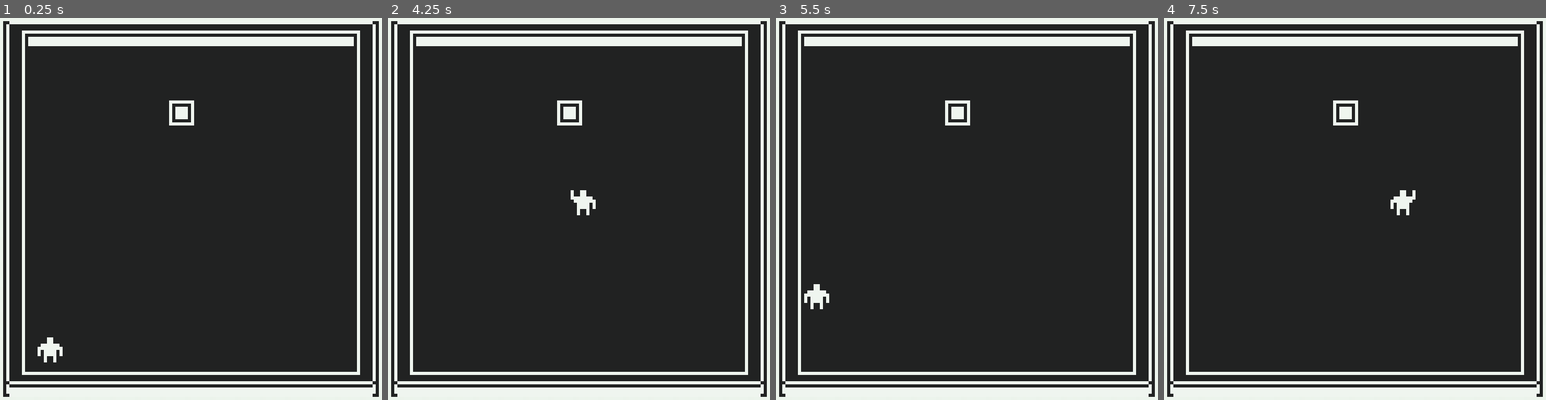
Above: before the commit, frames 1-4 (left to right).
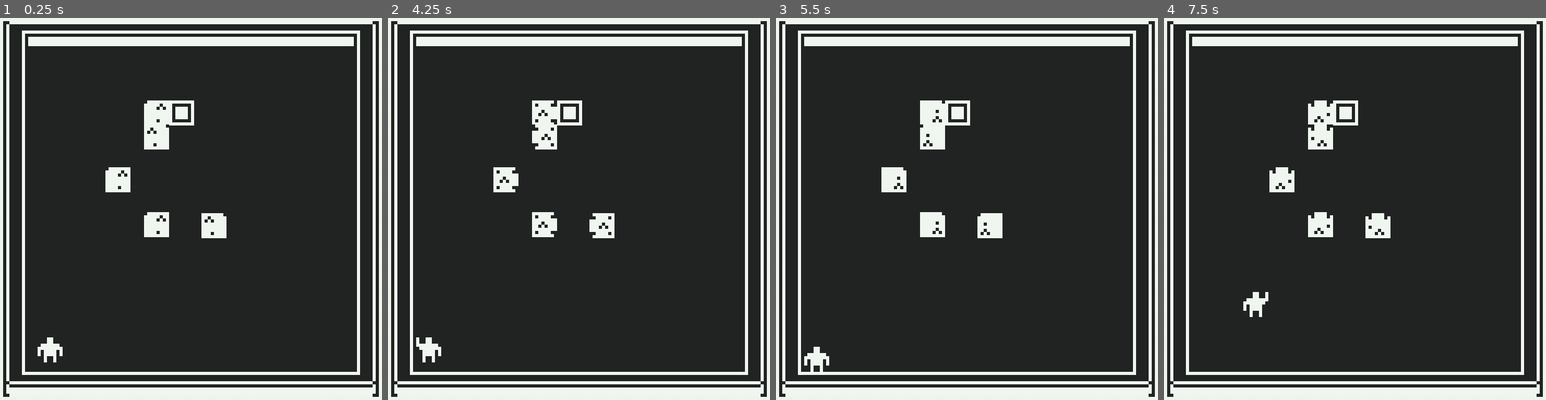
Above: after the commit, the same moments.

Repository: pageSwanson/library-game-series
Game: Godot game, scene res://Planet_0.tscn
The game is run twice, just before and just after one commit, with the same random seed, the same clock (stepped at 60 frames per second) and the same inputs.
Inputs:
- Up to frame 1 (0.25 s): no input
- Up to frame 2 (4.25 s): hold Right (move_right) 0.53-1.28 s; hold Down (move_down) 1.28-2.03 s; hold Right (move_right) 2.03-2.78 s; hold Up (move_up) 2.78-3.53 s; hold Left (move_left) from 3.53 s (still down)
- Up to frame 3 (5.5 s): release Left (move_left) at 5.03 s; hold Down (move_down) from 5.03 s (still down)
- Up to frame 4 (7.5 s): release Down (move_down) at 5.78 s; hold Right (move_right) 5.78-6.53 s; hold Up (move_up) 6.53-7.28 s; hold Right (move_right) from 7.28 s (still down)

The runs differ from the first frame. In frame 1, 2.0% of the frame differs, in the area x 27-60%, y 21-58%; in frame 2, 2.2%; in frame 3, 2.4%, in the area x 7-60%, y 21-93%; in frame 4, 2.3%.

Commit message:
Updates to notes reflecting session edits
added instructions for animating slime, updated the Godot project code

Diff:
--- a/space-game/Castaway.gd
+++ b/space-game/Castaway.gd
@@ -1,9 +1,18 @@
 extends KinematicBody2D
 
+signal hit
 
 # Declare member variables here. Examples:
 export var speed : int = 200 # how fast the character moves across screen (pixels / s)
 var game_window_size : Vector2
+
+func initialize(input_position : Vector2) -> void:
+	set_position(input_position)
+	show()
+	enable_collisions()
+
+func enable_collisions() -> void:
+	$CollisionShape2D.set_deferred("disabled", false)
 
 func set_position(input_position : Vector2) -> void:
 	position = input_position
@@ -34,3 +43,9 @@
 			$AnimatedSprite.flip_h = velocity.x < 0 # the sprite should flip if true - by default, this is false (don't flip)
 
 	move_and_slide(velocity * speed)
+	for i in get_slide_count():
+		var collision_layer : int = get_slide_collision(i).collider.get_collision_layer()
+		if collision_layer == 0b100:
+			hide()
+			$CollisionShape2D.set_deferred("disabled", true)
+			emit_signal("hit")
--- a/space-game/Castaway.tscn
+++ b/space-game/Castaway.tscn
@@ -9,6 +9,11 @@
 
 [sub_resource type="SpriteFrames" id=1]
 animations = [ {
+"frames": [ ExtResource( 5 ), ExtResource( 6 ) ],
+"loop": true,
+"name": "idle",
+"speed": 2.0
+}, {
 "frames": [ ExtResource( 2 ) ],
 "loop": true,
 "name": "right",
@@ -18,11 +23,6 @@
 "loop": true,
 "name": "up",
 "speed": 5.0
-}, {
-"frames": [ ExtResource( 5 ), ExtResource( 6 ) ],
-"loop": true,
-"name": "idle",
-"speed": 2.0
 }, {
 "frames": [ ExtResource( 5 ) ],
 "loop": true,
--- a/space-game/Obstacle.tscn
+++ b/space-game/Obstacle.tscn
@@ -1,6 +1,29 @@
-[gd_scene load_steps=3 format=2]
+[gd_scene load_steps=14 format=2]
 
 [ext_resource path="res://art/tile_0096.png" type="Texture" id=1]
+[ext_resource path="res://art/tile_0143.png" type="Texture" id=2]
+[ext_resource path="res://art/tile_0127.png" type="Texture" id=3]
+[ext_resource path="res://art/tile_0140.png" type="Texture" id=4]
+[ext_resource path="res://art/tile_0139.png" type="Texture" id=5]
+[ext_resource path="res://art/tile_0141.png" type="Texture" id=6]
+[ext_resource path="res://art/tile_0142.png" type="Texture" id=7]
+[ext_resource path="res://art/tile_0158.png" type="Texture" id=8]
+[ext_resource path="res://art/tile_0159.png" type="Texture" id=9]
+[ext_resource path="res://art/tile_0156.png" type="Texture" id=10]
+[ext_resource path="res://art/tile_0126.png" type="Texture" id=11]
+
+[sub_resource type="SpriteFrames" id=2]
+animations = [ {
+"frames": [ ExtResource( 1 ) ],
+"loop": false,
+"name": "default",
+"speed": 5.0
+}, {
+"frames": [ ExtResource( 11 ), ExtResource( 3 ), ExtResource( 5 ), ExtResource( 4 ), ExtResource( 6 ), ExtResource( 7 ), ExtResource( 2 ), ExtResource( 10 ), ExtResource( 8 ), ExtResource( 9 ) ],
+"loop": true,
+"name": "slime",
+"speed": 2.0
+} ]
 
 [sub_resource type="RectangleShape2D" id=1]
 extents = Vector2( 11, 11 )
@@ -10,9 +33,9 @@
 "_edit_group_": true
 }
 
-[node name="Sprite" type="Sprite" parent="."]
+[node name="AnimatedSprite" type="AnimatedSprite" parent="."]
 scale = Vector2( 3, 3 )
-texture = ExtResource( 1 )
+frames = SubResource( 2 )
 
 [node name="CollisionShape2D" type="CollisionShape2D" parent="."]
 shape = SubResource( 1 )
--- a/space-game/Planet_0.gd
+++ b/space-game/Planet_0.gd
@@ -6,7 +6,7 @@
 # var b = "text"
 
 func initialize() -> void:
-	$Castaway.set_position($StartPosition.position)
+	$Castaway.initialize($StartPosition.position)
 
 # Called when the node enters the scene tree for the first time.
 func _ready():
@@ -16,3 +16,7 @@
 # Called every frame. 'delta' is the elapsed time since the previous frame.
 #func _process(delta):
 #	pass
+
+
+func _on_Castaway_hit():
+	initialize()
--- a/space-game/Planet_0.tscn
+++ b/space-game/Planet_0.tscn
@@ -11,6 +11,7 @@
 [ext_resource path="res://art/tile_0147.png" type="Texture" id=9]
 [ext_resource path="res://art/tile_0017.png" type="Texture" id=10]
 [ext_resource path="res://art/tile_0160.png" type="Texture" id=11]
+[ext_resource path="res://SlimeObstacle.tscn" type="PackedScene" id=12]
 
 [sub_resource type="ConvexPolygonShape2D" id=1]
 points = PoolVector2Array( 0, 0, 8, 0, 8, 8, 0, 8 )
@@ -224,3 +225,20 @@
 cell_size = Vector2( 8, 8 )
 format = 1
 tile_data = PoolIntArray( 0, 7, 0, 1, 7, 0, 2, 7, 0, 3, 7, 0, 4, 7, 0, 5, 7, 0, 6, 7, 0, 7, 7, 0, 8, 7, 0, 9, 7, 0, 10, …(3875 unchanged characters)…
+
+[node name="SlimeObstacle" parent="." instance=ExtResource( 12 )]
+position = Vector2( 171, 112 )
+
+[node name="SlimeObstacle2" parent="." instance=ExtResource( 12 )]
+position = Vector2( 171, 135 )
+
+[node name="SlimeObstacle3" parent="." instance=ExtResource( 12 )]
+position = Vector2( 171, 219 )
+
+[node name="SlimeObstacle4" parent="." instance=ExtResource( 12 )]
+position = Vector2( 226, 220 )
+
+[node name="SlimeObstacle5" parent="." instance=ExtResource( 12 )]
+position = Vector2( 134, 176 )
+
+[connection signal="hit" from="Castaway" to="." method="_on_Castaway_hit"]
--- /dev/null
+++ b/space-game/SlimeObstacle.gd
@@ -0,0 +1,19 @@
+extends KinematicBody2D
+
+
+# Declare member variables here. Examples:
+# var a = 2
+# var b = "text"
+
+
+# Called when the node enters the scene tree for the first time.
+func _ready():
+	# optionally uncomment the line below to change the random seed
+	# randomize()
+	$AnimatedSprite.play("slime")
+	# use a coin-toss probability distribution to decide whether to flip the texture
+	$AnimatedSprite.flip_h = randf() > 0.5 # generate a floating point number between 0 and 1, test if above 0.5
+
+# Called every frame. 'delta' is the elapsed time since the previous frame.
+#func _process(delta):
+#	pass
--- /dev/null
+++ b/space-game/SlimeObstacle.tscn
@@ -0,0 +1,11 @@
+[gd_scene load_steps=3 format=2]
+
+[ext_resource path="res://Obstacle.tscn" type="PackedScene" id=1]
+[ext_resource path="res://SlimeObstacle.gd" type="Script" id=2]
+
+[node name="SlimeObstacle" instance=ExtResource( 1 )]
+collision_layer = 4
+script = ExtResource( 2 )
+
+[node name="AnimatedSprite" parent="." index="0"]
+animation = "slime"
Not shown: 1 places in space-game/Planet_0.tscn that only renumber resources
Not shown, changed: 03_03_2022_session.md
